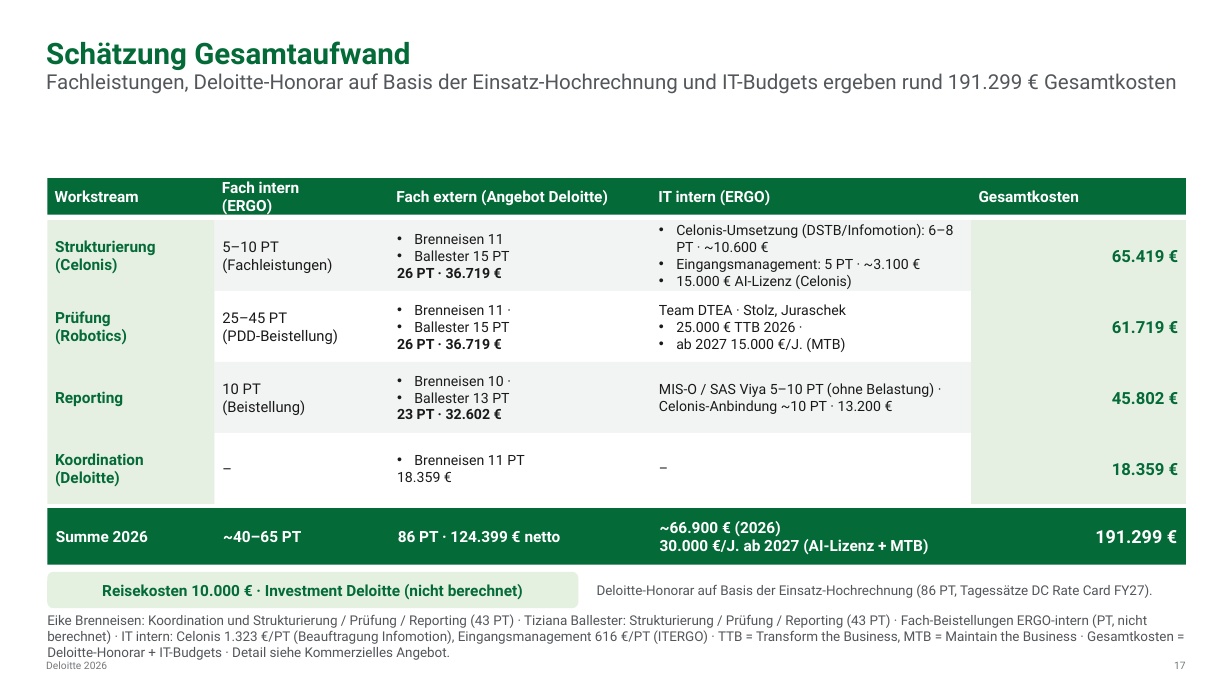
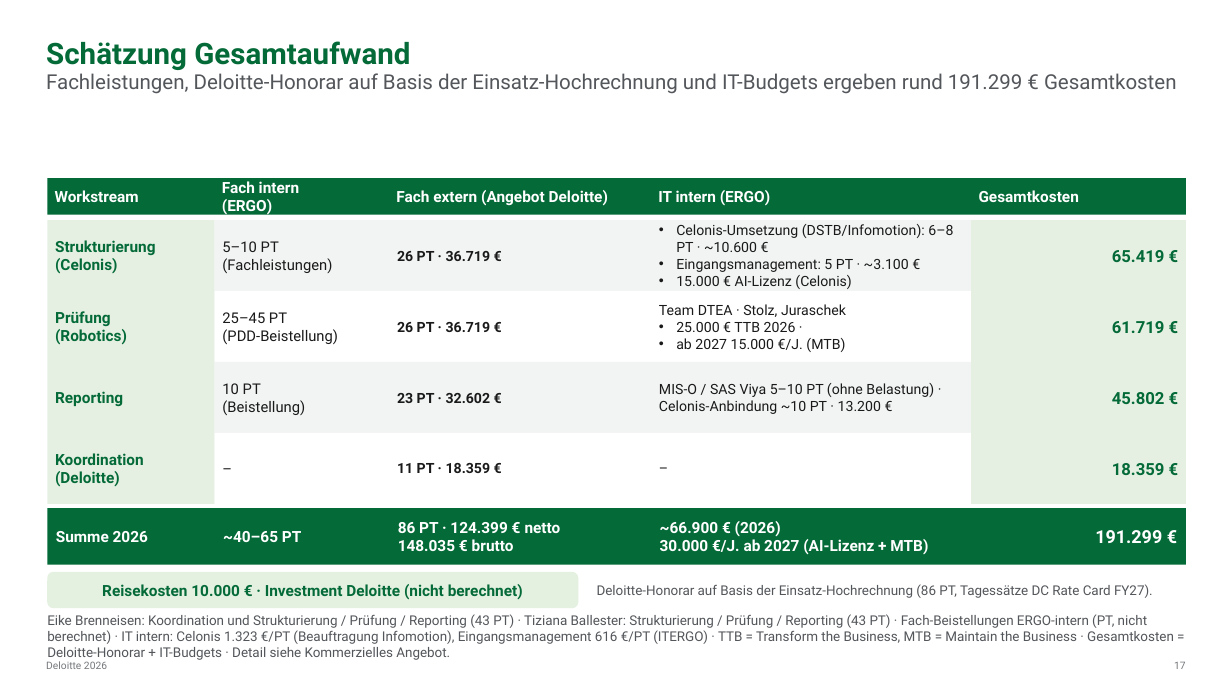
Before and after one commit to brenneisen-e/01_ki-arbeitsplatz, a slide deck: slide 17 of Bestandsuebertragung/kontextdokumente/20260702_ERGO_HR Sales_Makler meets KI_Angebot Deloitte_vworking.pptx. Drawn at 1232x693 pixels with LibreOffice and Linux fonts; fonts in the diff are those of the drawing. Boxes give left, top, right and bottom in pixels: in the first picture for what was removed or moved away, otherwise in the second. Text is boxed around its words. In the diff, an @@ line names an element or a change of style, - is before the commit and + after.

```diff
--- a/Bestandsuebertragung/kontextdokumente/20260702_ERGO_HR Sales_Makler meets KI_Angebot Deloitte_vworking.pptx
+++ b/Bestandsuebertragung/kontextdokumente/20260702_ERGO_HR Sales_Makler meets KI_Angebot Deloitte_vworking.pptx
@@ text at box(414, 234, 509, 261): paragraphs removed @@
-• Brenneisen 11
-• Ballester 15 PT
@@ text at box(414, 305, 509, 332): paragraphs removed @@
-• Brenneisen 11 ·
-• Ballester 15 PT
@@ text at box(414, 376, 509, 403): paragraphs removed @@
-• Brenneisen 10 ·
-• Ballester 13 PT
@@ text at box(397, 463, 491, 473): text changed; bold on @@
-• Brenneisen 11 PT
-18.359 €
+11 PT · 18.359 €
@@ text at box(398, 539, 514, 551): paragraph added @@
+148.035 € brutto
```
Also in this commit, not shown: 1 other slide changed.
